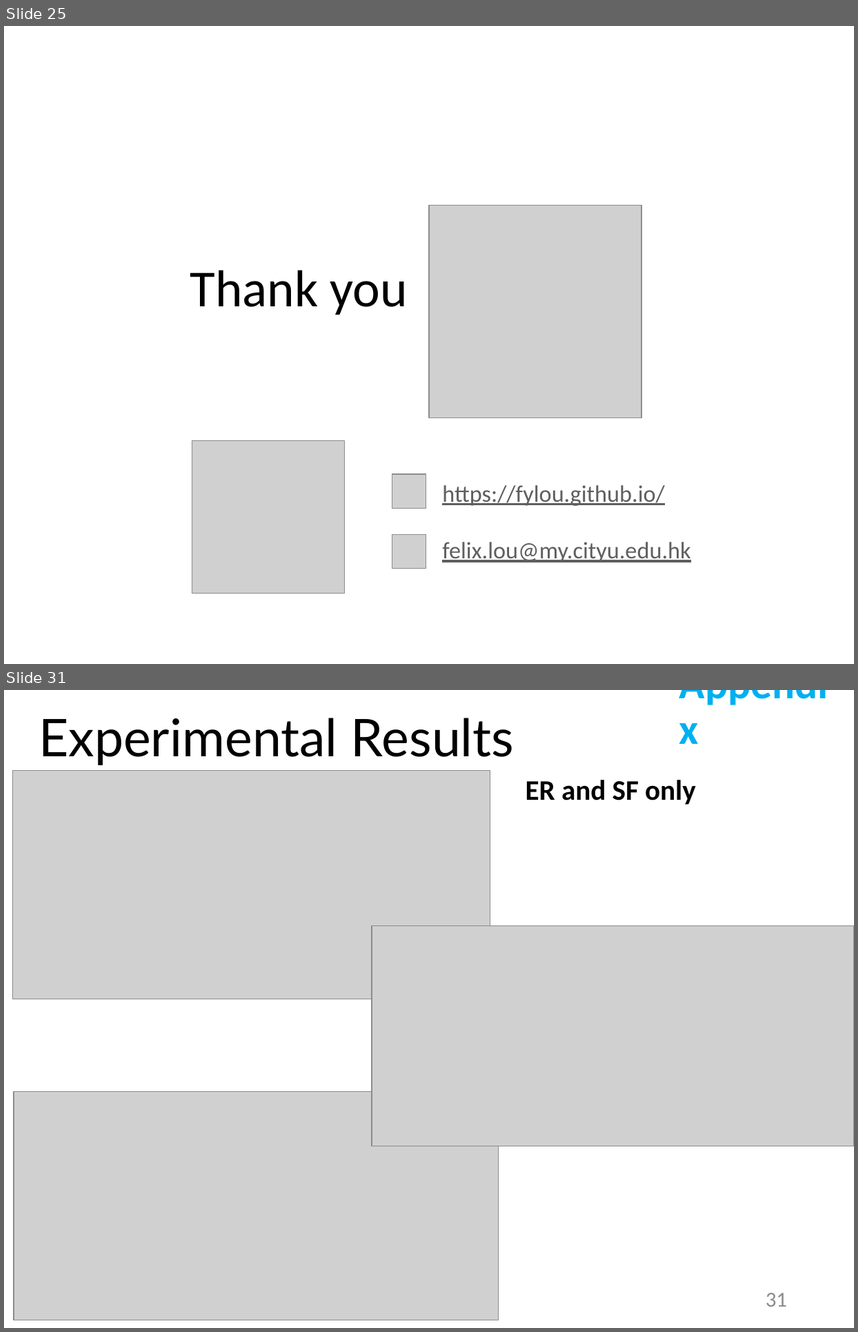
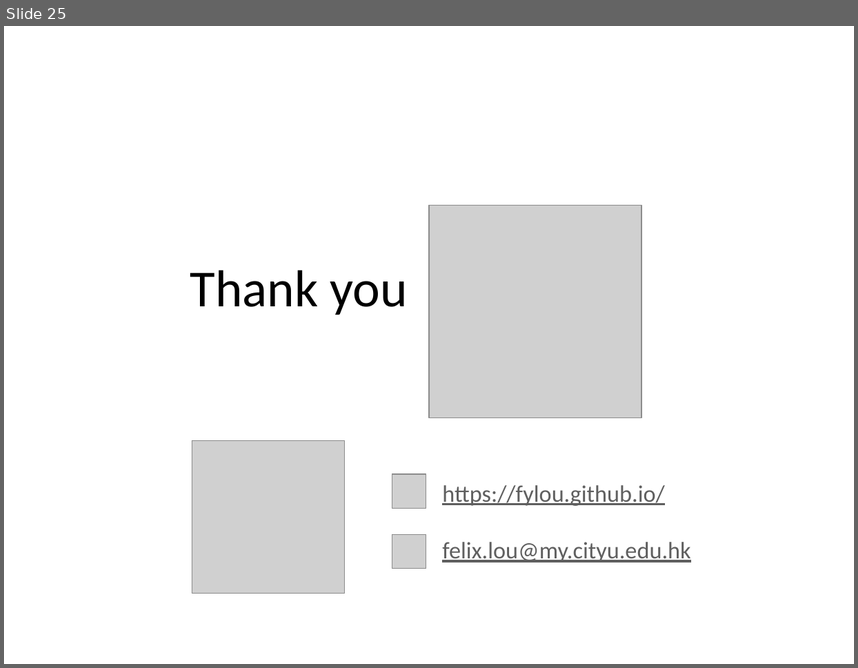
Before and after one commit to ylou-nycu/fylou.github.io, a slide deck: Lou20.ppsx. Shown one above the other, each under a label of ours: slides 25 and 31 before the commit, slide 25 after it; the slides between them are not shown. The pictures are 858x1332 and 858x668 pixels, drawn with LibreOffice and Linux fonts; fonts in the diff are those of the drawing; grey boxes stand for pictures. Boxes give left, top, right and bottom in pixels: in the first picture for what was removed or moved away, otherwise in the second. Text is boxed around its words. In the diff, an @@ line names an element or a change of style, - is before the commit and + after.

```diff
--- a/Lou20.ppsx
+++ b/Lou20.ppsx
@@ slide 31 removed at (x1=4, y1=690, x2=854, y2=1328), background #FFFFFF @@
@@ text removed at (x1=671, y1=690, x2=854, y2=758) @@
-Appendix
@@ text removed at (x1=38, y1=718, x2=514, y2=765) @@
-Experimental Results
@@ picture removed at (x1=12, y1=771, x2=489, y2=999) @@
@@ text removed at (x1=526, y1=780, x2=696, y2=805) @@
-ER and SF only
@@ picture removed at (x1=372, y1=925, x2=854, y2=1145) @@
@@ picture removed at (x1=14, y1=1092, x2=498, y2=1320) @@
@@ page number removed at (x1=766, y1=1292, x2=787, y2=1306) @@
-31
```
Also in this commit, not shown: 1 slide changed, 5 other slides removed.
